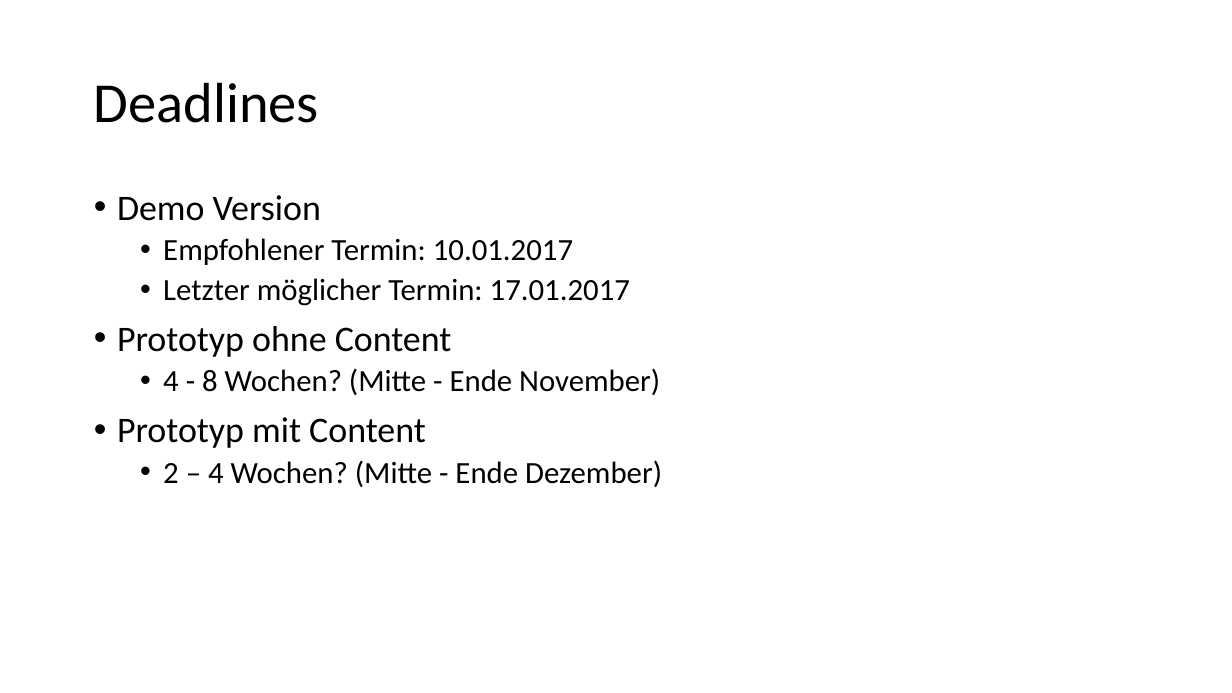
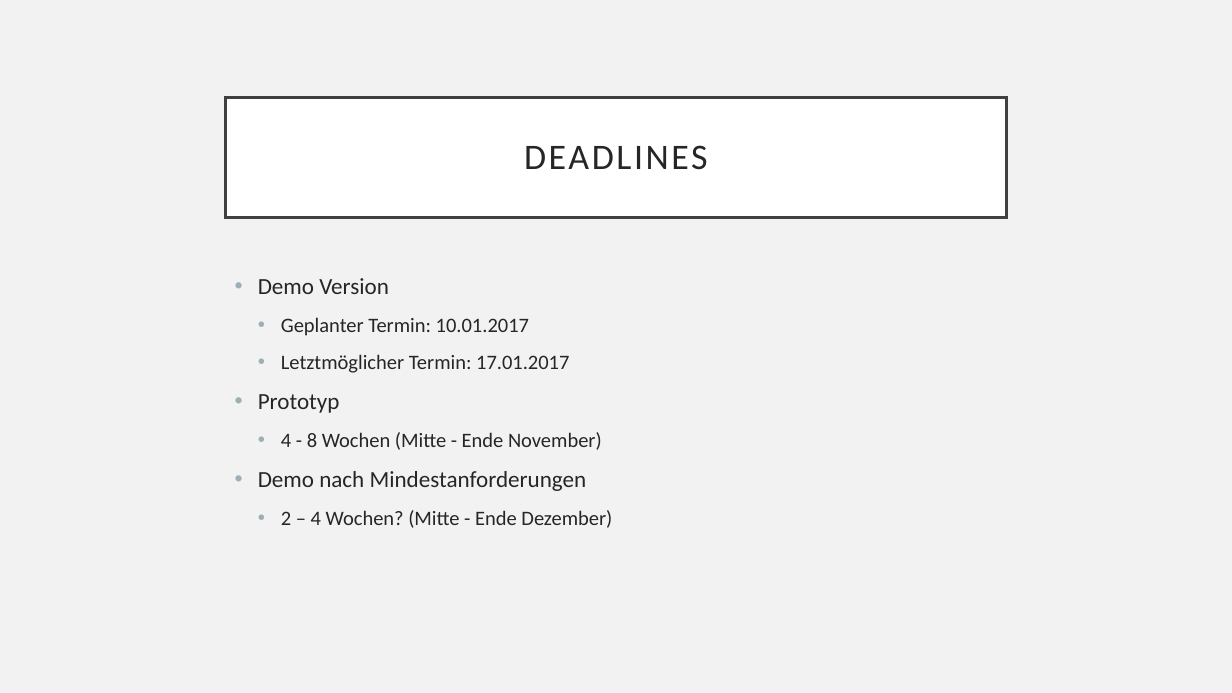
Before and after one commit to mreichl-tgm/hero, a slide deck: slide 6 of docs/project-presentation.pptx. Drawn at 1232x693 pixels with LibreOffice and Linux fonts; fonts in the diff are those of the drawing. Boxes give left, top, right and bottom in pixels: in the first picture for what was removed or moved away, otherwise in the second. Text is boxed around its words. In the diff, an @@ line names an element or a change of style, - is before the commit and + after.

```diff
--- a/docs/project-presentation.pptx
+++ b/docs/project-presentation.pptx
@@ background #FFFFFF to #F2F2F2 @@
@@ title "DEADLINES": place and size @@
-title "DEADLINES" at (94,82,319,123)
+title "DEADLINES" at (226,97,1006,217)
@@ title "DEADLINES" at (226,97,1006,217): fill none to #FFFFFF; outline none to #404040 2.5 pt @@
@@ title at (524,145,707,170): text changed; size 44 to 28 pt; text colour #000000 to #262626 @@
-Deadlines
+DEADLINES
@@ text "Demo Version": place and size @@
-text "Demo Version" at (117,195,662,487)
+text "Demo Version" at (258,278,612,528)
@@ text at (258,278,612,528): size 28 to 18 pt in "Demo Version"; text colour #000000 to #262626 in "Demo Version", "2 – 4 Wochen? (Mitte - Ende ..."; size 24 to 16 pt in "2 – 4 Wochen? (Mitte - Ende ..."; line spacing 0.9 to 1; indent changed; more space between paragraphs @@
@@ text at (258,317,602,491): text changed; size 24 to 16 pt; text colour #000000 to #262626 @@
-  • Empfohlener Termin: 10.01.2017
-  • Letzter möglicher Termin: 17.01.2017
-• Prototyp ohne Content
-  • 4 - 8 Wochen? (Mitte - Ende November)
-• Prototyp mit Content
+  • Geplanter Termin: 10.01.2017
+  • Letztmöglicher Termin: 17.01.2017
+• Prototyp
+  • 4 - 8 Wochen (Mitte - Ende November)
+• Demo nach Mindestanforderungen
```
Also in this commit, not shown: 6 other slides changed, 2 slides added, 1 slide removed.
